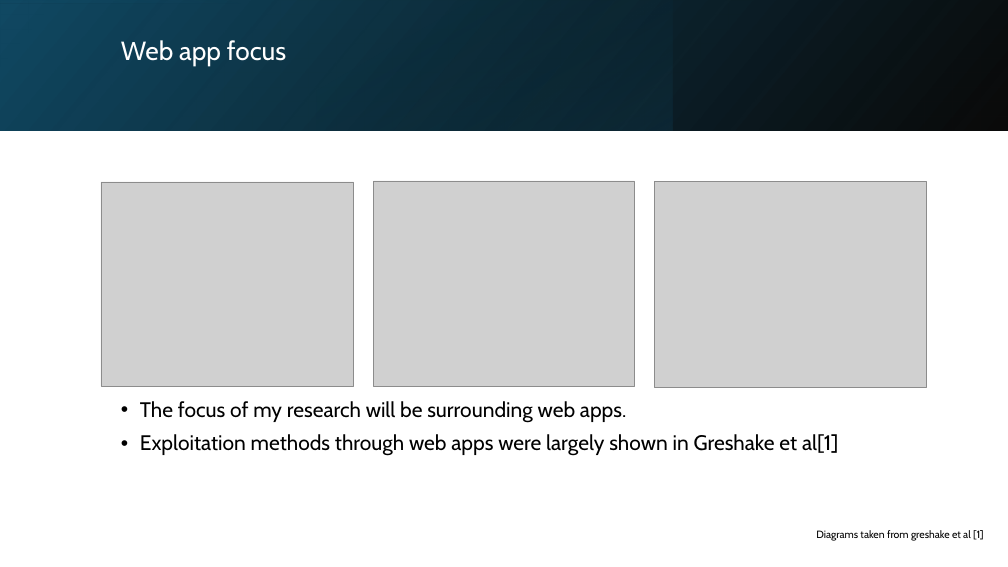
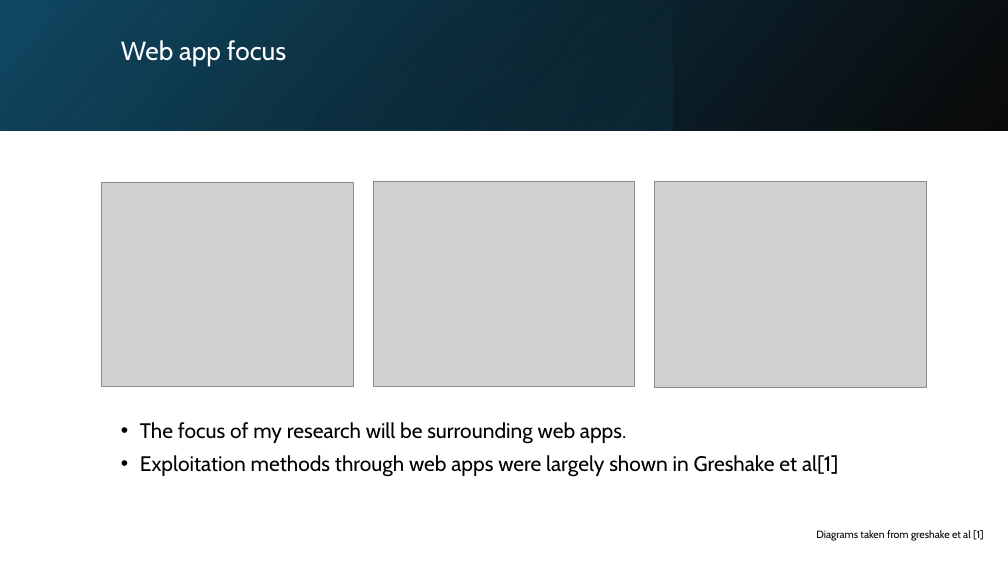
Before and after one commit to Fitch-Gamer/Bachelors-Dissertation, a slide deck: slide 12 of Demonstration of progress/Demonstration of progress.pptx (slide 11 before the commit). Drawn at 1008x567 pixels with LibreOffice and Linux fonts; fonts in the diff are those of the drawing; grey boxes stand for pictures. Boxes give left, top, right and bottom in pixels: in the first picture for what was removed or moved away, otherwise in the second. Text is boxed around its words. In the diff, an @@ line names an element or a change of style, - is before the commit and + after.

```diff
--- a/Demonstration of progress/Demonstration of progress.pptx
+++ b/Demonstration of progress/Demonstration of progress.pptx
@@ text "The focus of my research ...": place and size @@
-text "The focus of my research ..." at box(140, 401, 838, 456)
+text "The focus of my research ..." at box(140, 422, 838, 477)
```
Also in this commit, not shown: 1 other slide changed, 1 slide added, 25 other files.
